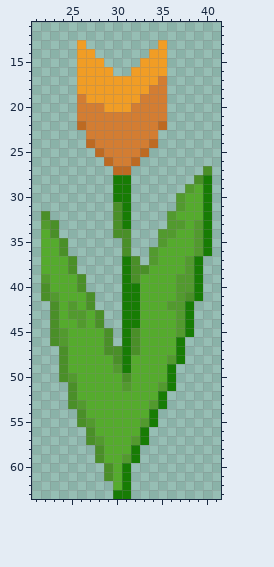
Pixel-art sprite: textures/blocks/flower_tulip_orange.png. Above is the file before it was changed.
The file is 64x64 pixels. Shown: x 21..41, y 11..63.
The result:
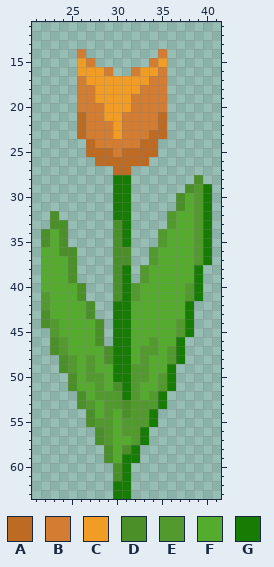
Palette (. is transparent): A #bd6a22  B #d37d32  C #f19d25  D #4a8f28  E #529a2e  F #55ab2d  G #177c04
Changes in this commit:
y 13: x 26 C -> .; x 35 C -> .
y 14: x 26..27 CC -> B.; x 34..35 CC -> .B
y 15: x 27..28 CC -> B.; x 33..34 CC -> .B
y 16: x 29 C -> B; x 32 C -> B; x 35 C -> B
y 17: x 26 C -> B; x 34 C -> B
y 18: x 26..27 CC -> BB; x 33 C -> B
y 19: x 27 C -> B; x 32 C -> B
y 21: x 26 B -> A; x 29..30 BB -> CC; x 35 B -> A
y 22: x 30 B -> C
y 23: x 26 . -> A; x 30 B -> C; x 34..35 B. -> AA
y 24: x 33 B -> A
y 25: x 27 . -> A; x 29 B -> A; x 31..32 BB -> AA; x 34 . -> A
y 26: x 28 . -> A; x 30..31 BB -> AA; x 33 . -> A
y 27: x 40 D -> .
y 28: x 40 G -> .
y 29: x 38..39 EF -> DE
y 30: x 37 E -> D; x 39 F -> E
y 31: x 30 D -> G; x 37 E -> D; x 39 F -> E
y 32: x 22..23 D. -> .D; x 30 D -> G; x 39 F -> E
y 33: x 22 E -> .; x 24 . -> D; x 37 E -> F
y 34: x 22..24 FD. -> DFD; x 31 D -> G; x 36 E -> F
y 35: x 22 F -> D; x 30..31 .D -> DG
y 36: x 25 . -> D; x 30 . -> D
y 37: x 30..32 .GD -> DD.; x 38..40 EG. -> FEG
y 38: x 30 . -> D; x 32..33 DD -> .E; x 38 E -> F
y 39: x 22 E -> F; x 25..26 FD -> D.; x 30 . -> D; x 32..33 DF -> .E; x 37..38 EE -> FF
y 40: x 22 D -> F; x 30 . -> D; x 32 G -> E; x 37 E -> F
y 41: x 22..23 DE -> EF; x 26..27 FD -> D.; x 30 . -> D; x 32 G -> E; x 37..38 ED -> FE
y 42: x 22..23 .D -> EF; x 25 E -> F; x 30 . -> G; x 32 G -> F; x 36..37 EE -> FF
y 43: x 22..23 .D -> DF; x 25..28 EEFD -> FFD.; x 30 . -> G; x 32 G -> F; x 37 E -> F
y 44: x 22..23 .D -> DE; x 26 E -> F; x 30 . -> G; x 32 G -> F
y 45: x 23..24 DE -> EF; x 28..30 FD. -> D.G; x 32 D -> F
y 46: x 28..30 FD. -> D.G; x 32 D -> F; x 34 F -> E
y 47: x 23..24 .D -> DE; x 30 D -> G; x 32..34 DFF -> FEE; x 36 F -> E
y 48: x 25 F -> E; x 27 F -> E; x 29..30 FD -> DG; x 33 F -> E
y 49: x 25 F -> E; x 27 F -> E; x 30 E -> G; x 32..33 FF -> EE
y 50: x 24..25 DE -> .D; x 27..28 FF -> EE; x 30..33 FDFF -> GGEE; x 35 F -> E
y 51: x 28 F -> E; x 30..32 FEF -> DGE
y 52: x 25..26 DF -> .D; x 28..32 FFFFF -> EEEGE; x 34 F -> E
y 53: x 25..27 DEF -> .DE; x 29..33 FFFFF -> EEDEE
y 54: x 26..27 DF -> .D; x 29 F -> E; x 31..33 FFF -> DEE
y 55: x 26..29 DEFF -> .DEE; x 31..32 FF -> EE
y 56: x 27..29 DFF -> .DE; x 31..32 FF -> EE
y 57: x 27..29 DEF -> .DE
y 58: x 28..29 DF -> .D; x 31 F -> D
y 59: x 28..29 DF -> .D; x 31 E -> G
y 60..61: x 29..30 DF -> .D
y 62: x 30 F -> G
Pixel boxes of the changes (left, top, right, bottom) in both pictures:
changed: (41, 40, 212, 490)
